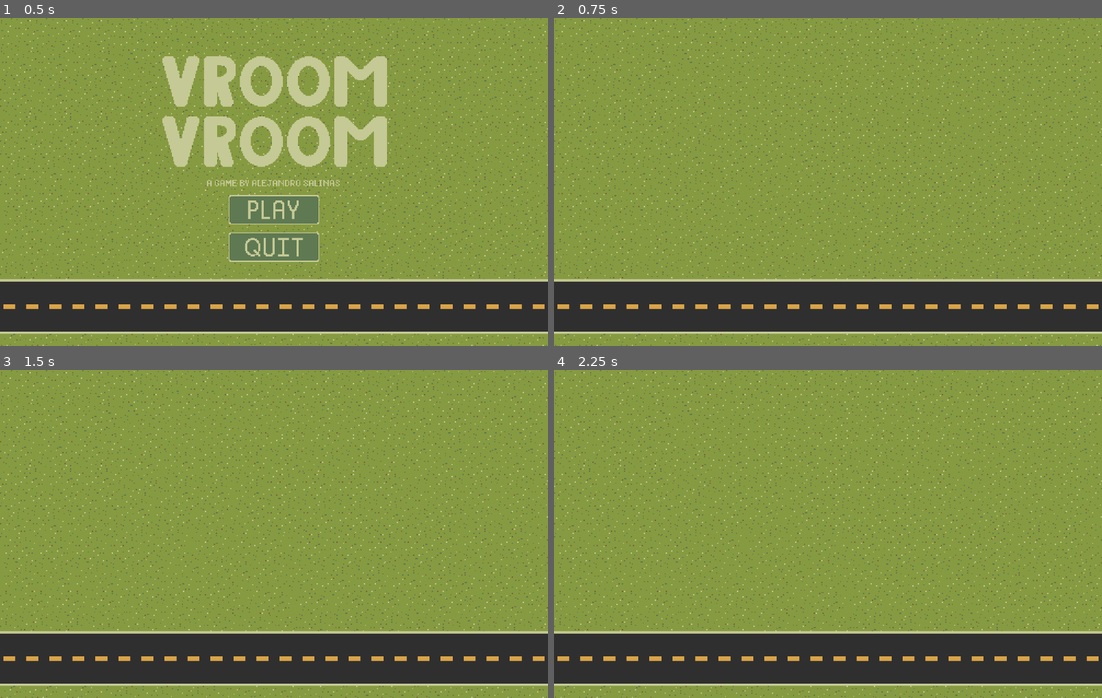
Above: before the commit, frames 1-4 (two rows, left to right).
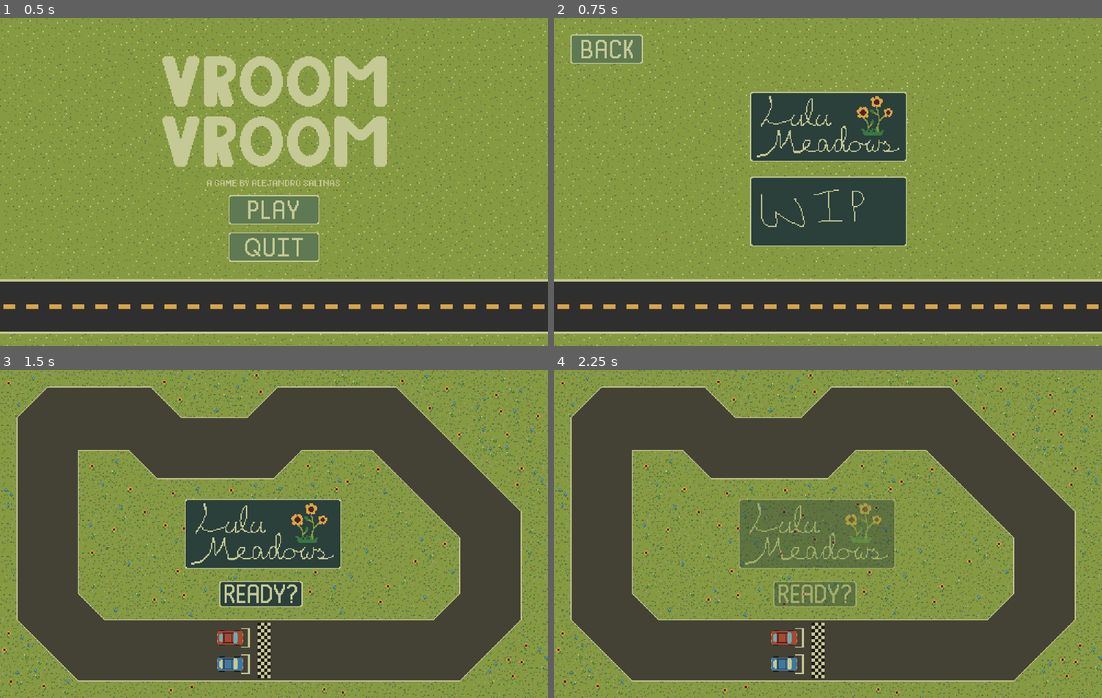
Above: after the commit, the same moments.

Repository: asalinas4826/racing_game
Game: Godot game, scene res://MainMenu.tscn
Same seed, same stepped clock (60 frames per second), same inputs: the game is played once before the commit and once after it.
Inputs (mouse positions are in pixels of both pictures, inside the frame that each line leads up to):
- Up to frame 1 (0.5 s): no input
- Up to frame 2 (0.75 s): click (828, 208) at 0.5 s
- Up to frame 3 (1.5 s): click (274, 478) at 1.27 s
- Up to frame 4 (2.25 s): click (817, 596) at 2.02 s

Frame 1 is identical in both runs. In frame 2, 13% of the frame differs, in the area x 3-65%, y 5-70%; in frame 3, 53%, in the area x 0-100%, y 0-100%; in frame 4, 53%.

Commit message:
finished menus and menu buttons

Diff:
--- a/MainMenu.gd
+++ b/MainMenu.gd
@@ -2,13 +2,11 @@
 
 func _ready():
 	MenuMusic.play()
-	pass
 
 
 func _on_PlayButton_pressed():
 	get_tree().change_scene("res://RaceMenu.tscn")
 
-	# enable race buttons and render race menu sprite
 
 func _on_QuitButton_pressed():
 	get_tree().quit()
--- /dev/null
+++ b/RaceMenu.gd
@@ -0,0 +1,14 @@
+extends Node2D
+
+
+
+func _on_TrackOneButton_pressed():
+	get_tree().change_scene("res://RaceOne.tscn")
+
+
+func _on_TrackTwoButton_pressed():
+	print("To Track Two!")
+
+
+func _on_BackButton_pressed():
+	get_tree().change_scene("res://MainMenu.tscn")
--- a/RaceMenu.tscn
+++ b/RaceMenu.tscn
@@ -1,10 +1,55 @@
-[gd_scene load_steps=2 format=2]
+[gd_scene load_steps=12 format=2]
 
 [ext_resource path="res://assets/RaceMenu.png" type="Texture" id=1]
+[ext_resource path="res://RaceMenu.gd" type="Script" id=2]
+[ext_resource path="res://assets/BackButton/BackPressed.png" type="Texture" id=3]
+[ext_resource path="res://assets/BackButton/Back.png" type="Texture" id=4]
+[ext_resource path="res://assets/BackButton/BackHover.png" type="Texture" id=5]
+[ext_resource path="res://assets/TitleButtons/track_title.png" type="Texture" id=6]
+[ext_resource path="res://assets/TitleButtons/TrackTitleHover.png" type="Texture" id=7]
+[ext_resource path="res://assets/TitleButtons/TrackTitlePressed.png" type="Texture" id=8]
+[ext_resource path="res://assets/TitleButtons/TrackTwoTitle.png" type="Texture" id=9]
+[ext_resource path="res://assets/TitleButtons/TrackTwoTitleHover.png" type="Texture" id=10]
+[ext_resource path="res://assets/TitleButtons/TrackTwoTitlePressed.png" type="Texture" id=11]
 
 [node name="RaceMenu" type="Node2D"]
+script = ExtResource( 2 )
 
 [node name="Sprite" type="Sprite" parent="."]
 position = Vector2( 500, 300 )
 scale = Vector2( 0.4, 0.4 )
 texture = ExtResource( 1 )
+
+[node name="TrackOneButton" type="TextureButton" parent="."]
+margin_left = 358.0
+margin_top = 135.0
+margin_right = 1073.0
+margin_bottom = 455.0
+rect_scale = Vector2( 0.4, 0.4 )
+texture_normal = ExtResource( 6 )
+texture_pressed = ExtResource( 8 )
+texture_hover = ExtResource( 7 )
+
+[node name="TrackTwoButton" type="TextureButton" parent="."]
+margin_left = 358.0
+margin_top = 290.0
+margin_right = 1073.0
+margin_bottom = 610.0
+rect_scale = Vector2( 0.4, 0.4 )
+texture_normal = ExtResource( 9 )
+texture_pressed = ExtResource( 11 )
+texture_hover = ExtResource( 10 )
+
+[node name="BackButton" type="TextureButton" parent="."]
+margin_left = 30.0
+margin_top = 30.0
+margin_right = 360.0
+margin_bottom = 165.0
+rect_scale = Vector2( 0.4, 0.4 )
+texture_normal = ExtResource( 4 )
+texture_pressed = ExtResource( 3 )
+texture_hover = ExtResource( 5 )
+
+[connection signal="pressed" from="TrackOneButton" to="." method="_on_TrackOneButton_pressed"]
+[connection signal="pressed" from="TrackTwoButton" to="." method="_on_TrackTwoButton_pressed"]
+[connection signal="pressed" from="BackButton" to="." method="_on_BackButton_pressed"]
--- a/RaceOne.tscn
+++ b/RaceOne.tscn
@@ -5,7 +5,7 @@
 [ext_resource path="res://Sound/Racing.wav" type="AudioStream" id=3]
 [ext_resource path="res://assets/startButton/start_button.png" type="Texture" id=4]
 [ext_resource path="res://assets/startButton/start_button_pressed.png" type="Texture" id=5]
-[ext_resource path="res://assets/track_title.png" type="Texture" id=6]
+[ext_resource path="res://assets/TitleButtons/track_title.png" type="Texture" id=6]
 [ext_resource path="res://assets/startButton/start_button_hover.png" type="Texture" id=7]
 [ext_resource path="res://assets/endButton/Play Again.png" type="Texture" id=8]
 [ext_resource path="res://assets/endButton/Play Again Hover.png" type="Texture" id=9]
@@ -47,6 +47,7 @@
 margin_right = 716.0
 margin_bottom = 488.0
 rect_scale = Vector2( 0.5, 0.5 )
+shortcut_in_tooltip = false
 shortcut = SubResource( 2 )
 texture_normal = ExtResource( 4 )
 texture_pressed = ExtResource( 5 )
@@ -54,7 +55,7 @@
 
 [node name="TrackTitle" type="Sprite" parent="HUD"]
 position = Vector2( 480, 300 )
-scale = Vector2( 0.5, 0.5 )
+scale = Vector2( 0.4, 0.4 )
 texture = ExtResource( 6 )
 
 [node name="WinMessage" type="Sprite" parent="HUD"]
--- a/scripts/Race.gd
+++ b/scripts/Race.gd
@@ -77,23 +77,23 @@
 func comeback() -> void:
 	var car1 = get_node("TrackOne/Player/Car")
 	var car2 = get_node("TrackOne/Player/Car2")
-	print("\nPlayer 1: " + str(car1.lapCount))
-	print("Player 2: " + str(car2.lapCount))
+#	print("\nPlayer 1: " + str(car1.lapCount))
+#	print("Player 2: " + str(car2.lapCount))
 
 	if car1.lapCount > car2.lapCount and car2.speed <= 600:
 		car2.speed *= 1.5
-		print("p1's speed is " + str(car1.speed))
-		print("increased p2's speed to " + str(car2.speed))
+#		print("p1's speed is " + str(car1.speed))
+#		print("increased p2's speed to " + str(car2.speed))
 	elif car2.lapCount > car1.lapCount and car1.speed <= 600:
 		car1.speed *= 1.5
-		print("increased p1's speed to " + str(car1.speed))
-		print("p2's speed is " + str(car1.speed))
+#		print("increased p1's speed to " + str(car1.speed))
+#		print("p2's speed is " + str(car1.speed))
 	elif car1.lapCount == car2.lapCount:
 		car1.speed = 400
 		car2.speed = 400
-		print("reset speed")
-		print("p1's speed is " + str(car1.speed))
-		print("p2's speed is " + str(car2.speed))
+#		print("reset speed")
+#		print("p1's speed is " + str(car1.speed))
+#		print("p2's speed is " + str(car2.speed))
 
 
 #(Un)pauses a single node
Not shown, changed: .mono/metadata/ide_messaging_meta.txt
Binary file added: assets/BackButton/Back.png
Not shown, added: assets/BackButton/Back.png.import
Binary file added: assets/BackButton/BackHover.png
Not shown, added: assets/BackButton/BackHover.png.import
Binary file added: assets/BackButton/BackPressed.png
Not shown, added: assets/BackButton/BackPressed.png.import
Binary file added: assets/TitleButtons/TrackTitleHover.png
Not shown, added: assets/TitleButtons/TrackTitleHover.png.import
Binary file added: assets/TitleButtons/TrackTitlePressed.png
Not shown, changed: assets/TitleButtons/TrackTitlePressed.png.import
Binary file added: assets/TitleButtons/TrackTwoTitle.png
(and 8 more such lines)
